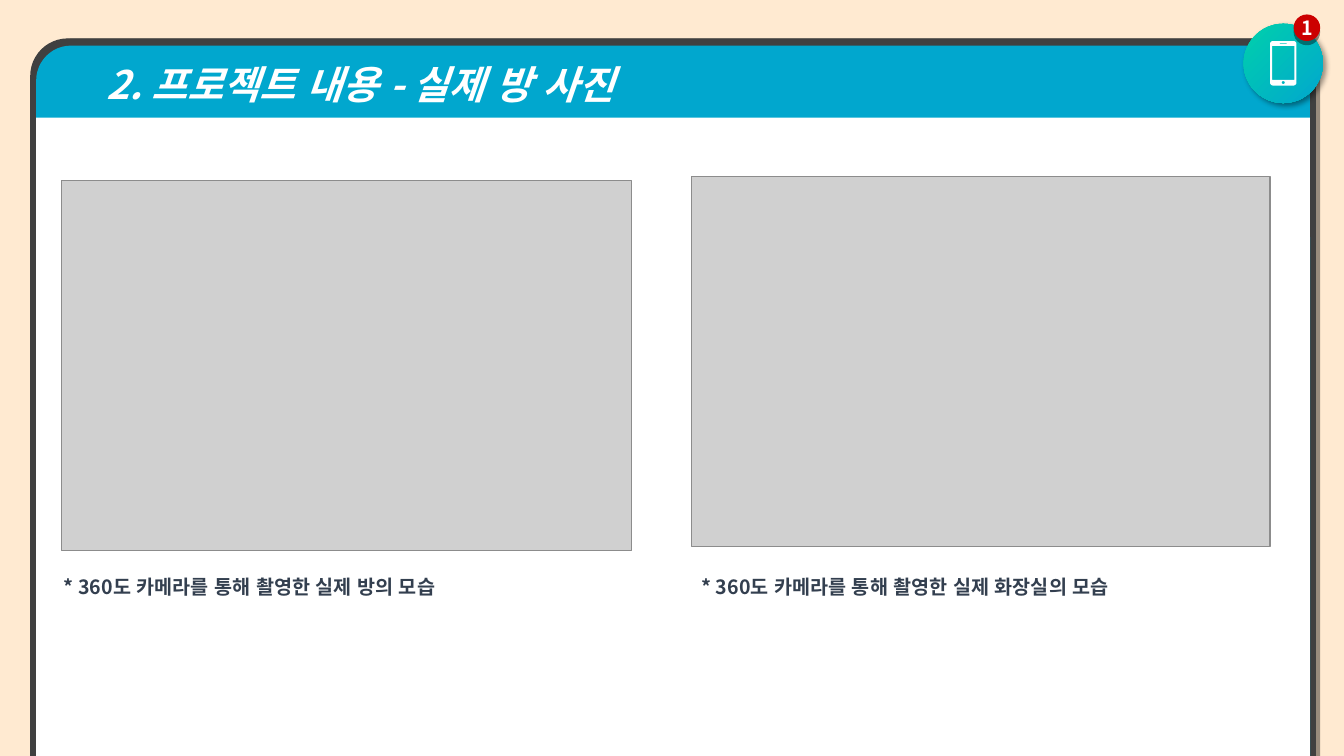
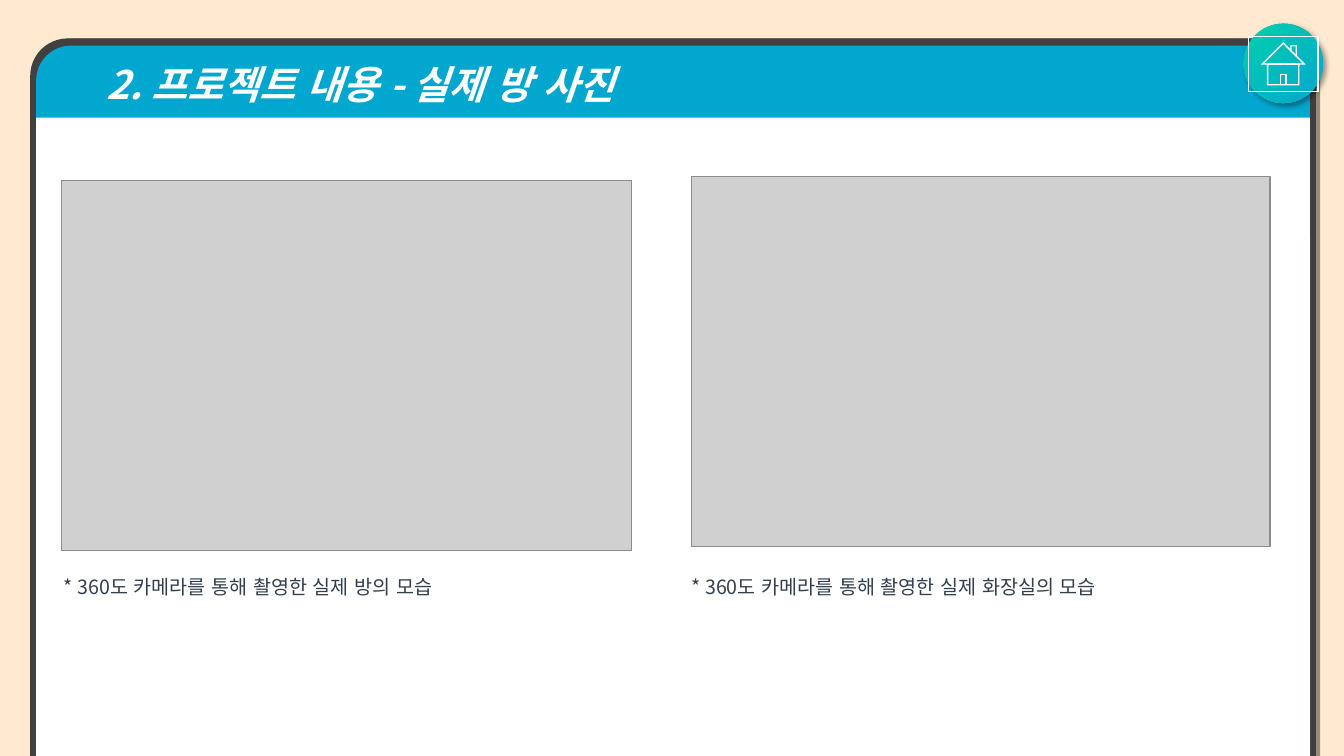
Before and after one commit to jangho1016/2022_1_CapstoneDesign, a slide deck: slide 7 of Final Assignments/파라노이드 팀 발표용 PPT.pptx. Drawn at 1344x756 pixels with LibreOffice and Linux fonts; fonts in the diff are those of the drawing; grey boxes stand for pictures. Boxes give left, top, right and bottom in pixels: in the first picture for what was removed or moved away, otherwise in the second. Text is boxed around its words. In the diff, an @@ line names an element or a change of style, - is before the commit and + after.

```diff
--- a/Final Assignments/파라노이드 팀 발표용 PPT.pptx
+++ b/Final Assignments/파라노이드 팀 발표용 PPT.pptx
@@ ellipse removed at (1294,14,1320,40) @@
-1
@@ action button home added at (1249,36,1319,92), outline #FFFFFF 1 pt @@
@@ freeform shape removed at (1270,41,1297,86) @@
@@ text "* 360도 카메라를 통해 촬영한 ..." at (78,577,432,596): bold off @@
@@ text "* 360도 카메라를 통해 촬영한 ..." at (705,577,1096,596): bold off @@
@@ text "* 360도 카메라를 통해 촬영한 ...": place and size @@
-text "* 360도 카메라를 통해 촬영한 ..." at (716,577,1109,596)
+text "* 360도 카메라를 통해 촬영한 ..." at (705,577,1096,596)
```
Also in this commit, not shown: 7 other slides changed, 1 slide removed.
